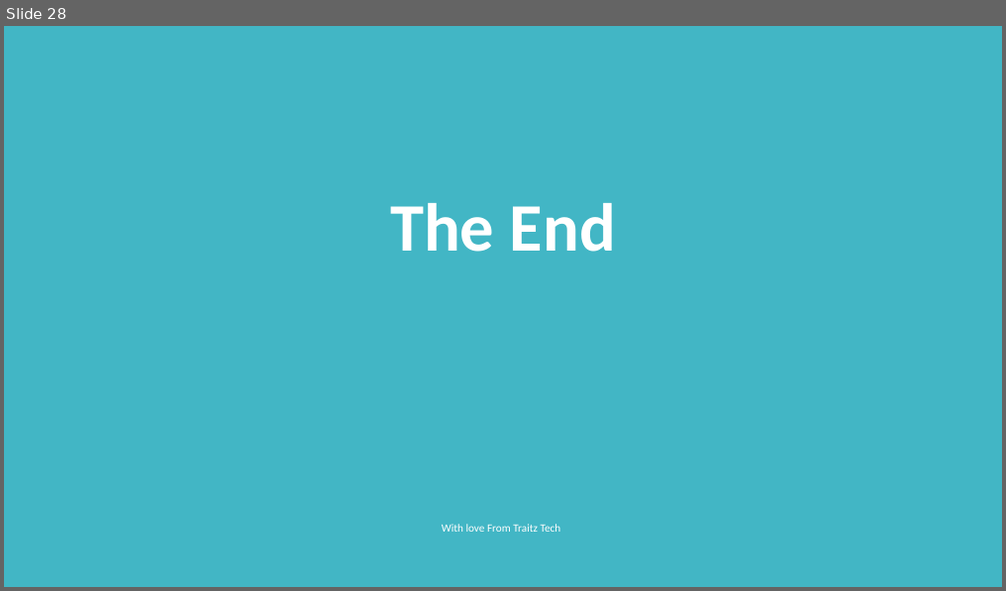
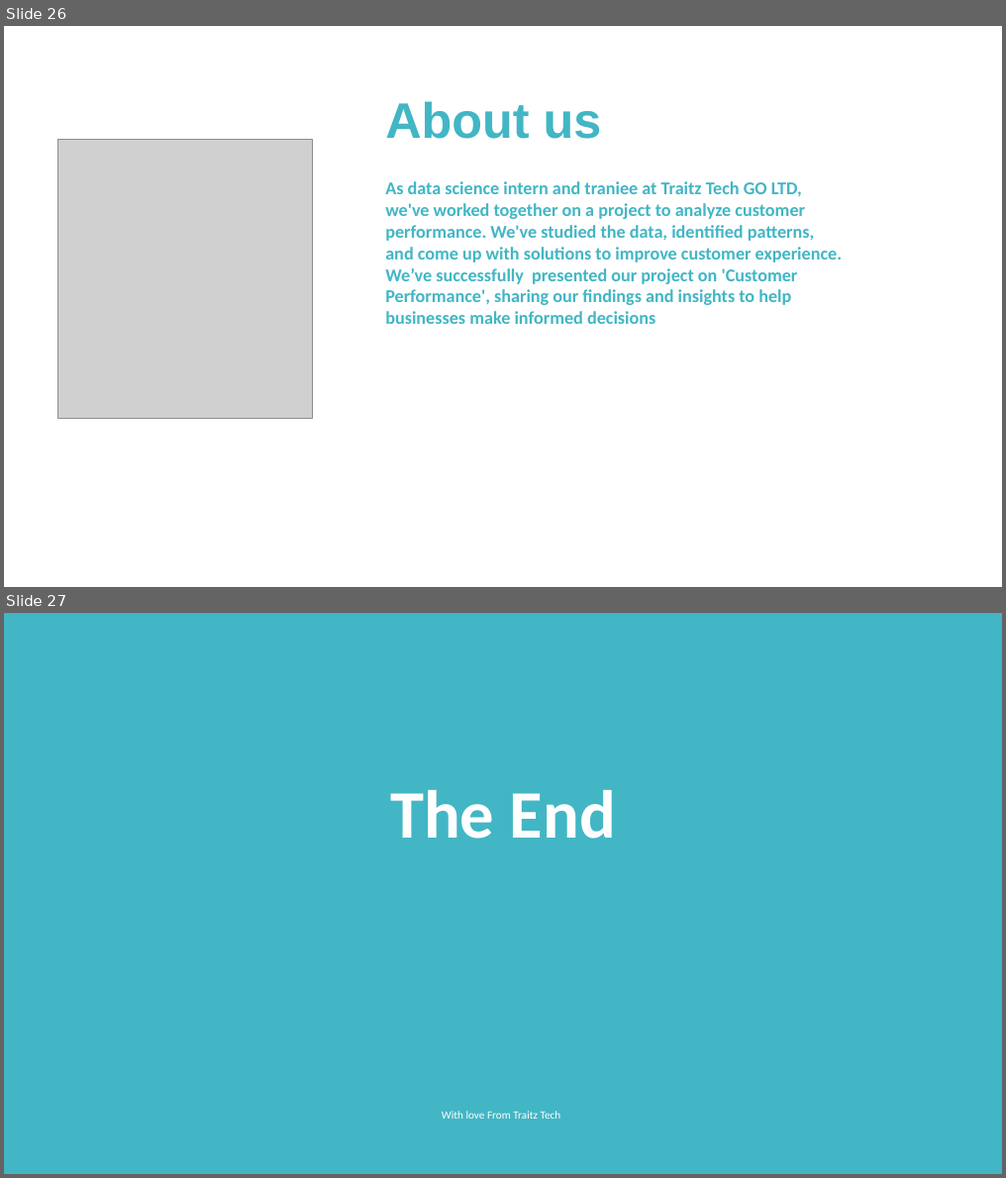
Before and after one commit to SafehEmmanuela/Final-Project, a slide deck: Power point presentation.pptx. Shown one above the other, each under a label of ours: slide 28 before the commit, slides 26 and 27 after it. The pictures are 1006x591 and 1006x1178 pixels, drawn with LibreOffice and Linux fonts; fonts in the diff are those of the drawing; grey boxes stand for pictures. Boxes give left, top, right and bottom in pixels: in the first picture for what was removed or moved away, otherwise in the second. Text is boxed around its words. In the diff, an @@ line names an element or a change of style, - is before the commit and + after.

```diff
--- a/Power point presentation.pptx
+++ b/Power point presentation.pptx
@@ slide 26 added at (4, 26, 1002, 587), background #FFFFFF @@
@@ text added at (385, 101, 602, 139), 36 pt, text #42B6C5, bold @@
+About us
@@ picture added at (57, 140, 312, 418) @@
@@ rounded rectangle added at (57, 158, 312, 412), fill #42B6C5 @@
@@ text added at (385, 181, 842, 324), 13 pt, text #42B6C5, bold @@
+As data science intern and traniee at Traitz Tech GO LTD, we've worked together on a project to analyze customer performance. We've studied the data, identified patterns, and come up with solutions to improve customer experience. We’ve successfully presented our project on 'Customer Performance', sharing our findings and insights to help businesses make informed decisions
@@ what was slide 28 is now slide 27 @@
```
Also in this commit, not shown: 7 slides changed, 1 other slide added, 3 slides removed, 1 other file.
